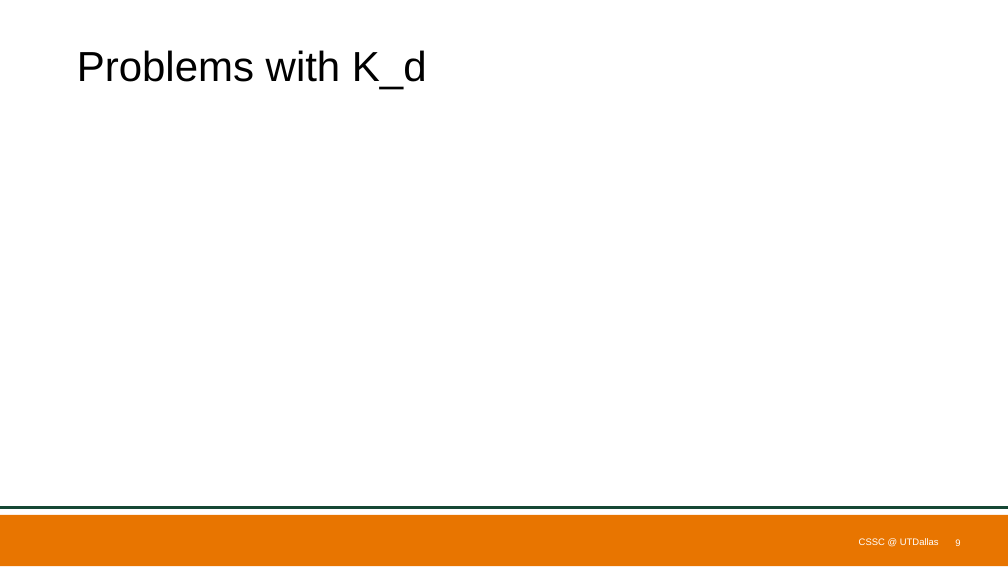
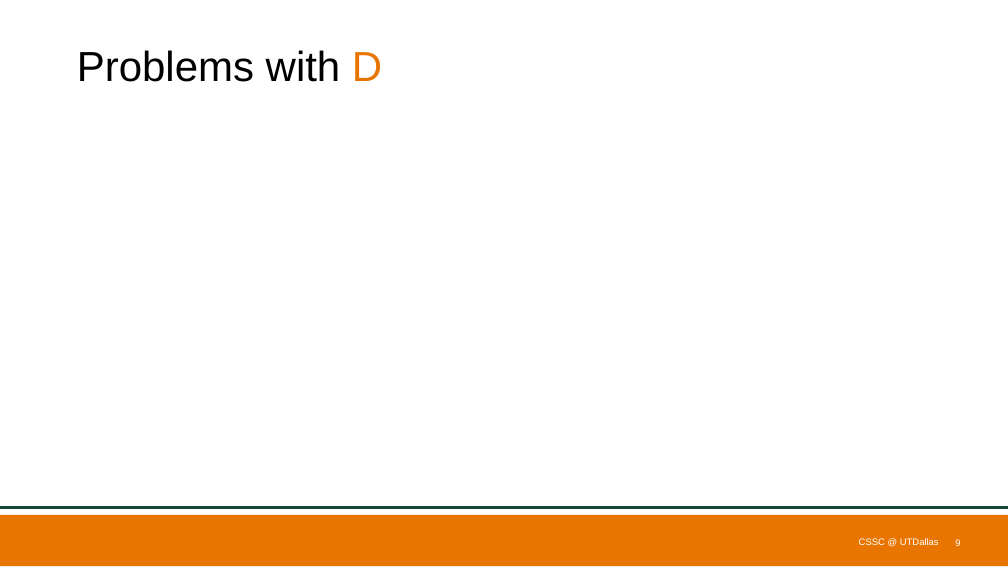
Before and after one commit to m-usama-z/cssc-pid-workshop, a slide deck: slide 9 of PID_Workshop_V1.pptx. Drawn at 1008x567 pixels with LibreOffice and Linux fonts; fonts in the diff are those of the drawing; grey boxes stand for pictures; background and template pictures are left out. Boxes give left, top, right and bottom in pixels: in the first picture for what was removed or moved away, otherwise in the second. Text is boxed around its words. In the diff, an @@ line names an element or a change of style, - is before the commit and + after.

```diff
--- a/PID_Workshop_V1.pptx
+++ b/PID_Workshop_V1.pptx
@@ title at bbox=[77, 50, 382, 82]: text changed @@
-Problems with K_d
+Problems with D
```
Also in this commit, not shown: 7 other slides changed, 4 slides added, 2 other files.
